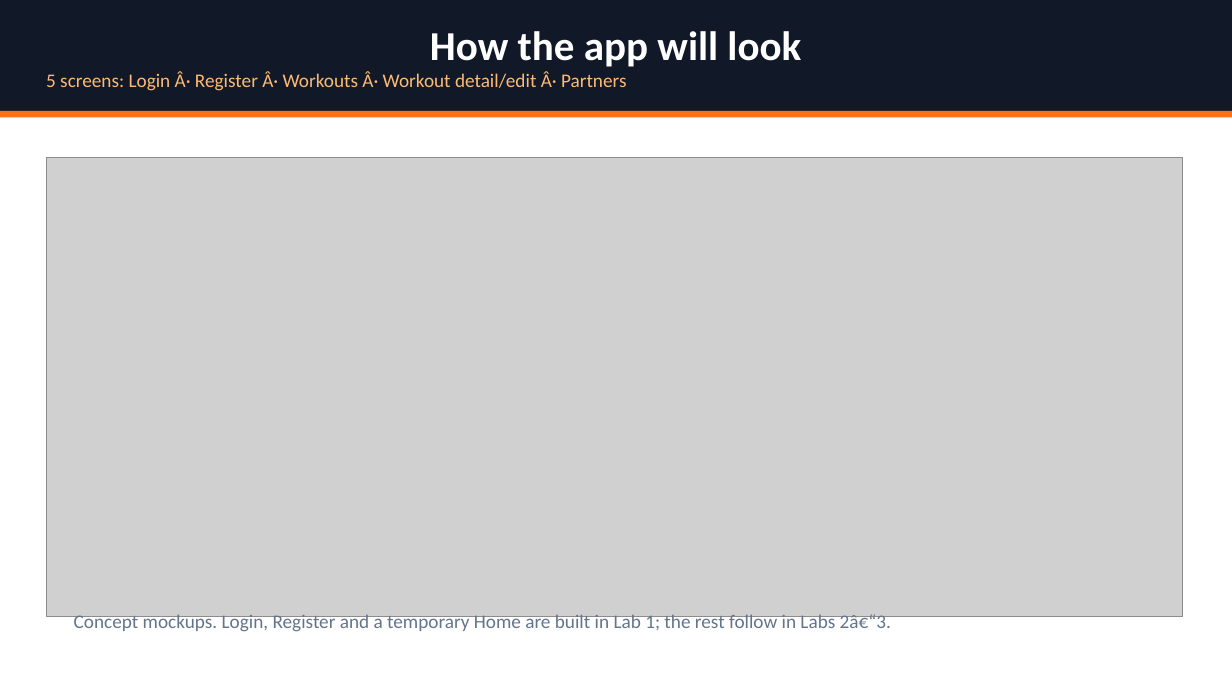
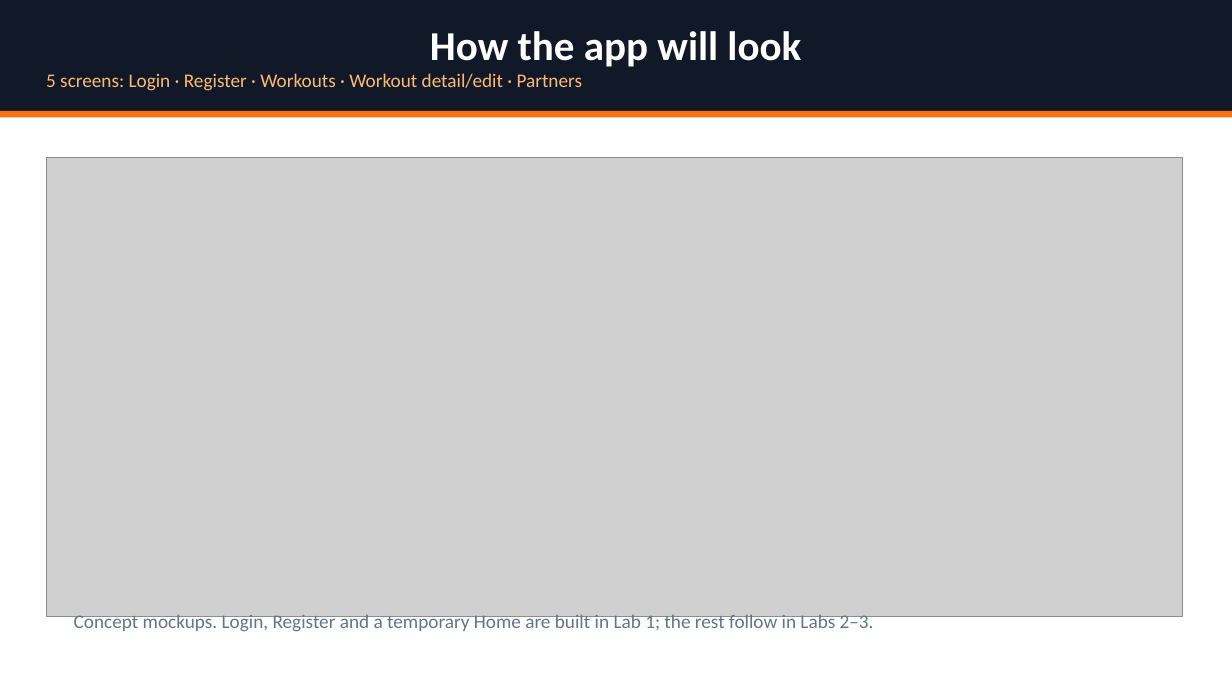
Before and after one commit to Ozodiy/gymbuddy-app, a slide deck: slide 6 of docs/presentation/GymBuddy_Lab1_Presentation.pptx (slide 5 before the commit). Drawn at 1232x693 pixels with LibreOffice and Linux fonts; fonts in the diff are those of the drawing; grey boxes stand for pictures. Boxes give left, top, right and bottom in pixels: in the first picture for what was removed or moved away, otherwise in the second. Text is boxed around its words. In the diff, an @@ line names an element or a change of style, - is before the commit and + after.

```diff
--- a/docs/presentation/GymBuddy_Lab1_Presentation.pptx
+++ b/docs/presentation/GymBuddy_Lab1_Presentation.pptx
@@ text in rectangle at box(46, 73, 582, 91): text changed @@
-5 screens: Login Â· Register Â· Workouts Â· Workout detail/edit Â· Partners
+5 screens: Login · Register · Workouts · Workout detail/edit · Partners
@@ text at box(74, 613, 874, 632): text changed @@
-Concept mockups. Login, Register and a temporary Home are built in Lab 1; the rest follow in Labs 2â€“3.
+Concept mockups. Login, Register and a temporary Home are built in Lab 1; the rest follow in Labs 2–3.
```
Also in this commit, not shown: 12 other slides changed, 2 slides added, 1 other file.
